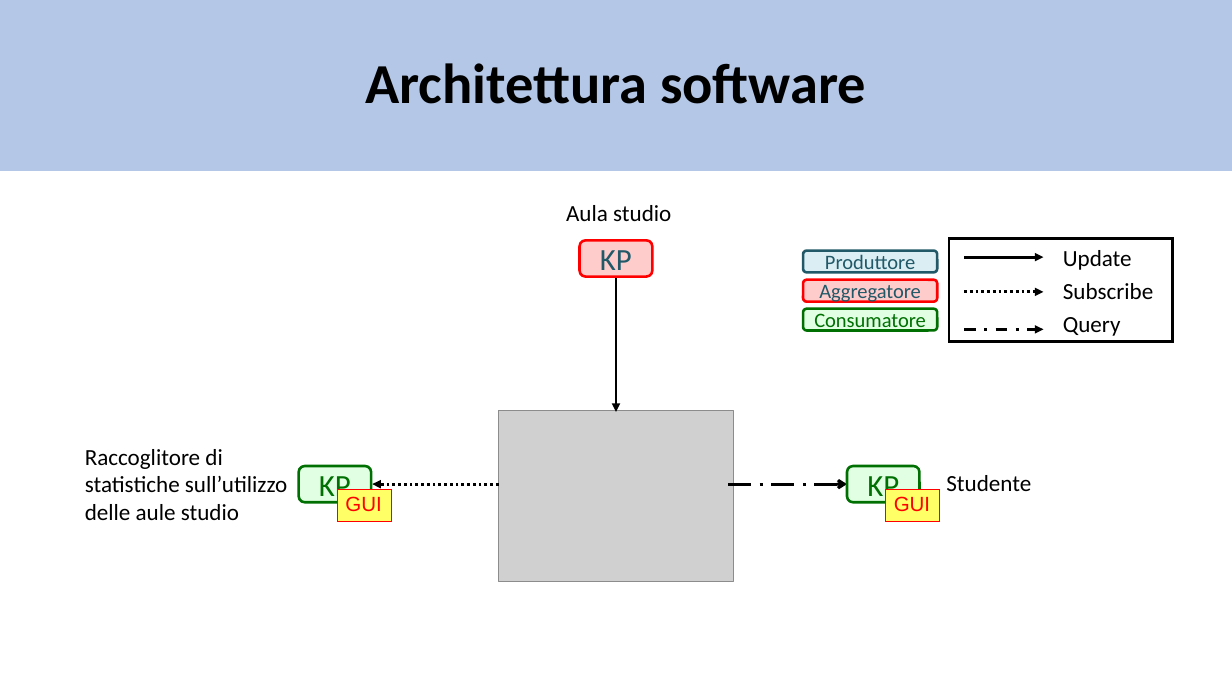
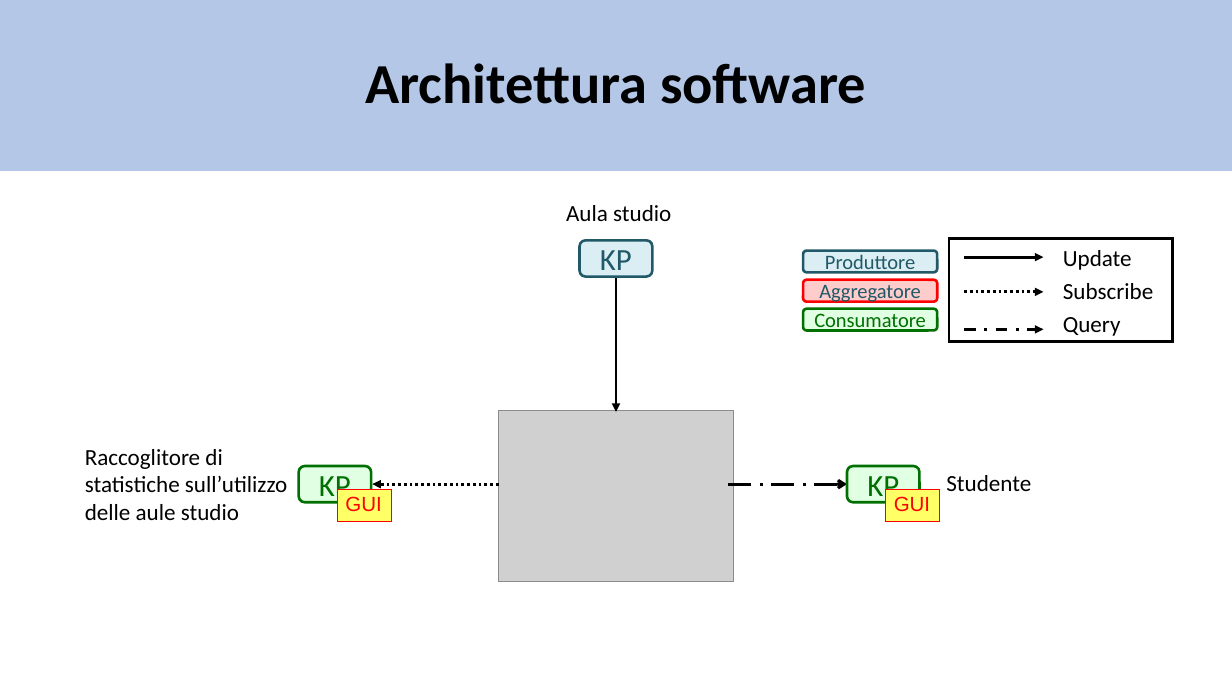
Before and after one commit to matte21/CalcM, a slide deck: slide 10 of ontologia.pptx. Drawn at 1232x693 pixels with LibreOffice and Linux fonts; fonts in the diff are those of the drawing; grey boxes stand for pictures. Boxes give left, top, right and bottom in pixels: in the first picture for what was removed or moved away, otherwise in the second. Text is boxed around its words. In the diff, an @@ line names an element or a change of style, - is before the commit and + after.

```diff
--- a/ontologia.pptx
+++ b/ontologia.pptx
@@ rounded rectangle "KP" at bbox=[579, 240, 653, 276]: fill #FFCCCC to #DBEEF4; outline #FF0000 2 pt to #215968 2 pt @@
```
Also in this commit, not shown: 1 slide removed.
